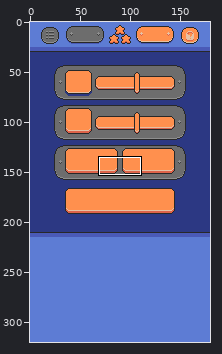
Pixel-art file: 64Bit.aseprite. Above, an overview of the earlier version with the close-up marked.
Close-up. Old version:
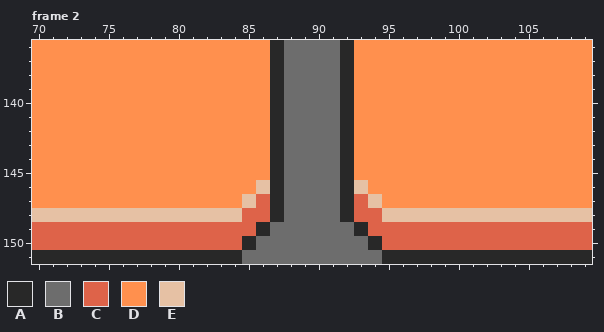
180x320 pixels, 2 frames. Shown: frame 2: x 70..109, y 136..151. The commit also changed other frames or places, which this record leaves out.
Palette (. is transparent): A #282828  B #6d6d6d  C #de6349  D #ff904e  E #e6c1a4
Pixels before, frame 2, first column x 70:
136 DDDDDDDDDDDDDDDDDABBBBADDDDDDDDDDDDDDDDD
137 DDDDDDDDDDDDDDDDDABBBBADDDDDDDDDDDDDDDDD
138 DDDDDDDDDDDDDDDDDABBBBADDDDDDDDDDDDDDDDD
139 DDDDDDDDDDDDDDDDDABBBBADDDDDDDDDDDDDDDDD
140 DDDDDDDDDDDDDDDDDABBBBADDDDDDDDDDDDDDDDD
141 DDDDDDDDDDDDDDDDDABBBBADDDDDDDDDDDDDDDDD
142 DDDDDDDDDDDDDDDDDABBBBADDDDDDDDDDDDDDDDD
143 DDDDDDDDDDDDDDDDDABBBBADDDDDDDDDDDDDDDDD
144 DDDDDDDDDDDDDDDDDABBBBADDDDDDDDDDDDDDDDD
145 DDDDDDDDDDDDDDDDDABBBBADDDDDDDDDDDDDDDDD
146 DDDDDDDDDDDDDDDDEABBBBAEDDDDDDDDDDDDDDDD
147 DDDDDDDDDDDDDDDECABBBBACEDDDDDDDDDDDDDDD
148 EEEEEEEEEEEEEEECCABBBBACCEEEEEEEEEEEEEEE
149 CCCCCCCCCCCCCCCCABBBBBBACCCCCCCCCCCCCCCC
150 CCCCCCCCCCCCCCCABBBBBBBBACCCCCCCCCCCCCCC
151 AAAAAAAAAAAAAAABBBBBBBBBBAAAAAAAAAAAAAAA
The same view after the edit:
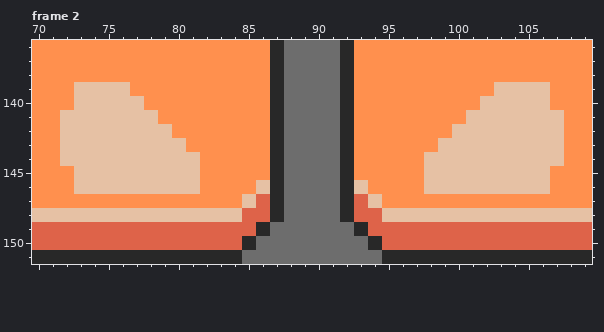
What changed:
layer "Option/Other/Flattened" added
layer "Option/Other/Panel" removed
Frame 2, layer "Option/Other/Flattened":
y 139: x 73..76 DDDD -> EEEE; x 103..106 DDDD -> EEEE
y 140: x 73..77 DDDDD -> EEEEE; x 102..106 DDDDD -> EEEEE
y 141: x 72..78 DDDDDDD -> EEEEEEE; x 101..107 DDDDDDD -> EEEEEEE
y 142: x 72..79 DDDDDDDD -> EEEEEEEE; x 100..107 DDDDDDDD -> EEEEEEEE
y 143: x 72..80 DDDDDDDDD -> EEEEEEEEE; x 99..107 DDDDDDDDD -> EEEEEEEEE
y 144: x 72..81 DDDDDDDDDD -> EEEEEEEEEE; x 98..107 DDDDDDDDDD -> EEEEEEEEEE
y 145..146: x 73..81 DDDDDDDDD -> EEEEEEEEE; x 98..106 DDDDDDDDD -> EEEEEEEEE
Boxes around the changes in both close-ups, in picture pixels (x1, y1, x2, y2):
changed: (60, 82, 200, 194)
changed: (424, 82, 564, 194)
